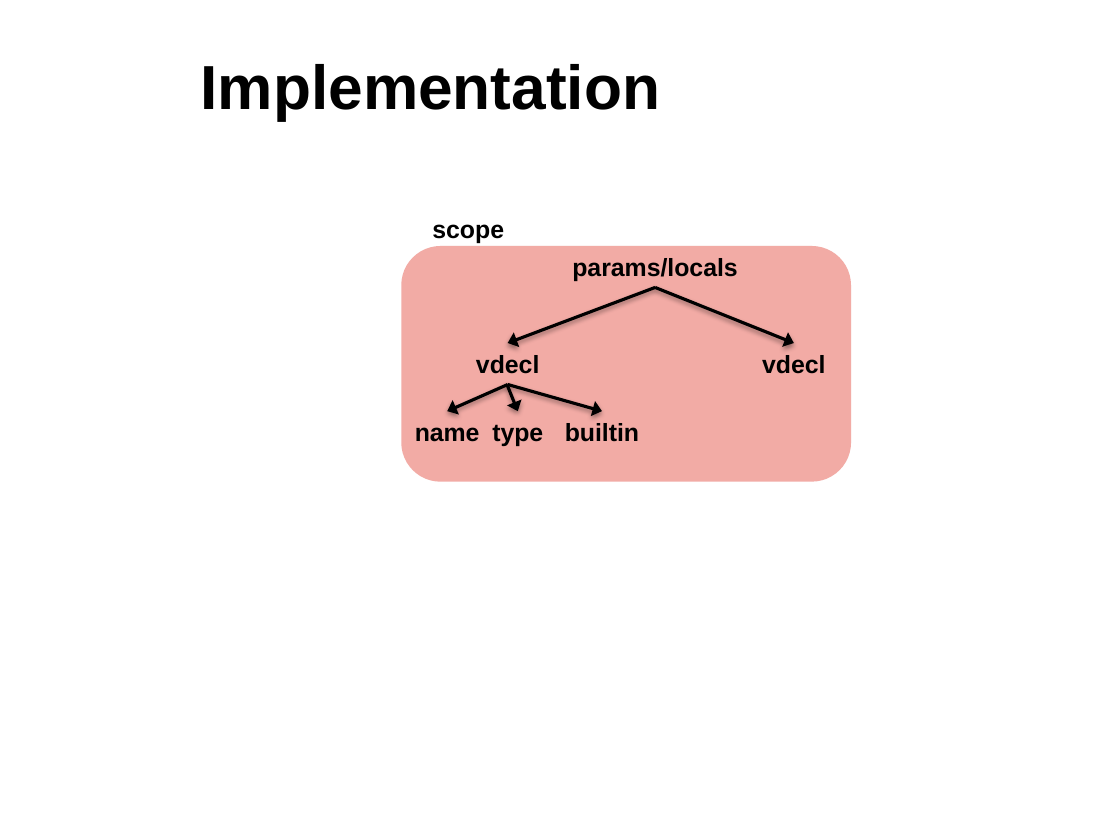
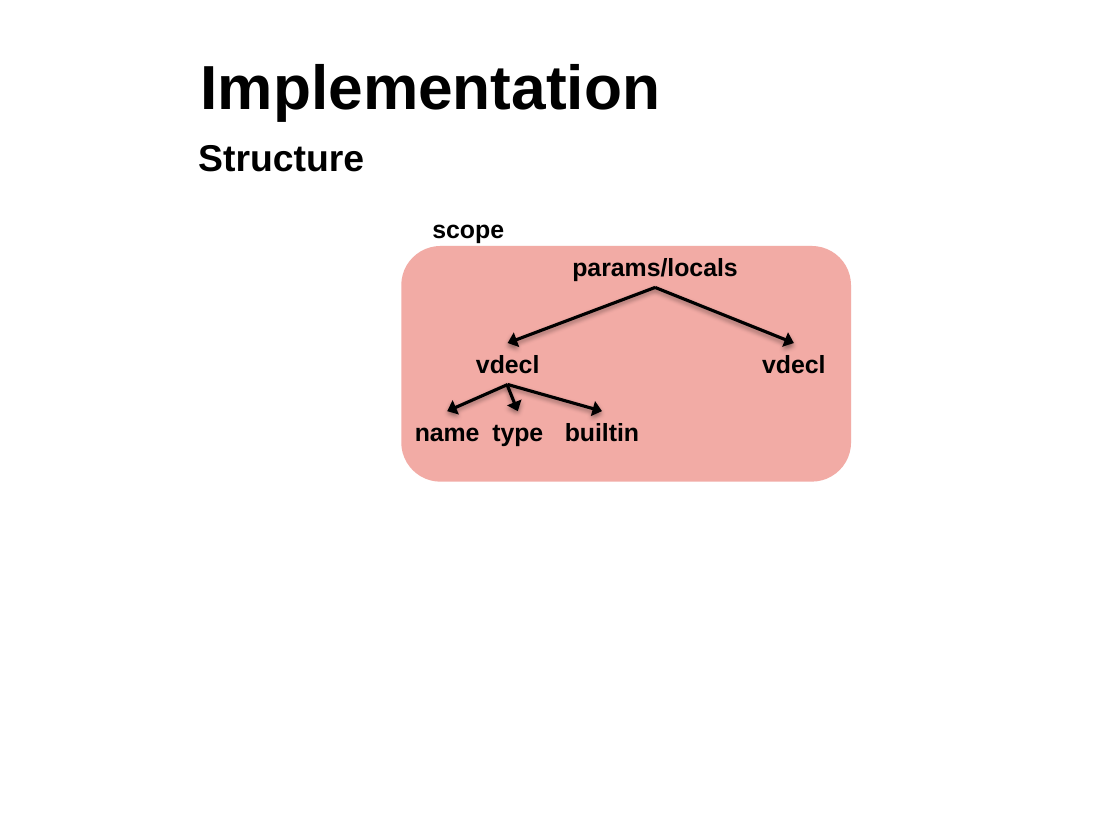
Before and after one commit to sdk21/PLT, a slide deck: slide 11 of Demo/Qlang.pptx. Drawn at 1120x840 pixels with LibreOffice and Linux fonts; fonts in the diff are those of the drawing; background and template pictures are left out. Boxes give left, top, right and bottom in pixels: in the first picture for what was removed or moved away, otherwise in the second. Text is boxed around its words. In the diff, an @@ line names an element or a change of style, - is before the commit and + after.

```diff
--- a/Demo/Qlang.pptx
+++ b/Demo/Qlang.pptx
@@ text added at <box>198,145,364,172</box>, 24 pt, text #000000, bold @@
+Structure
```
Also in this commit, not shown: 7 other slides changed, 1 slide added.
